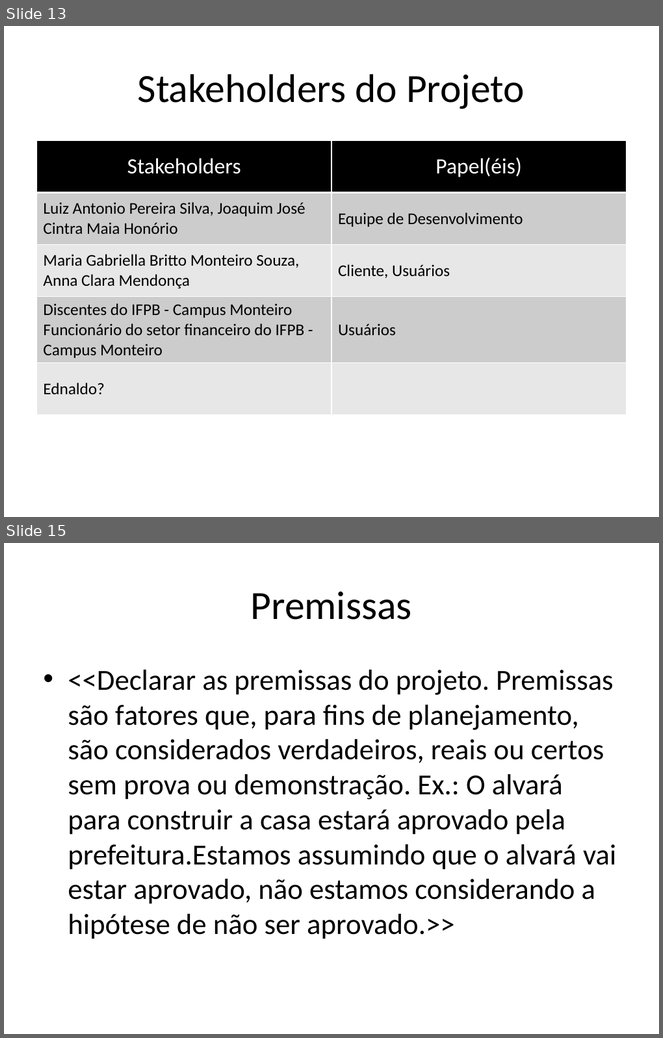
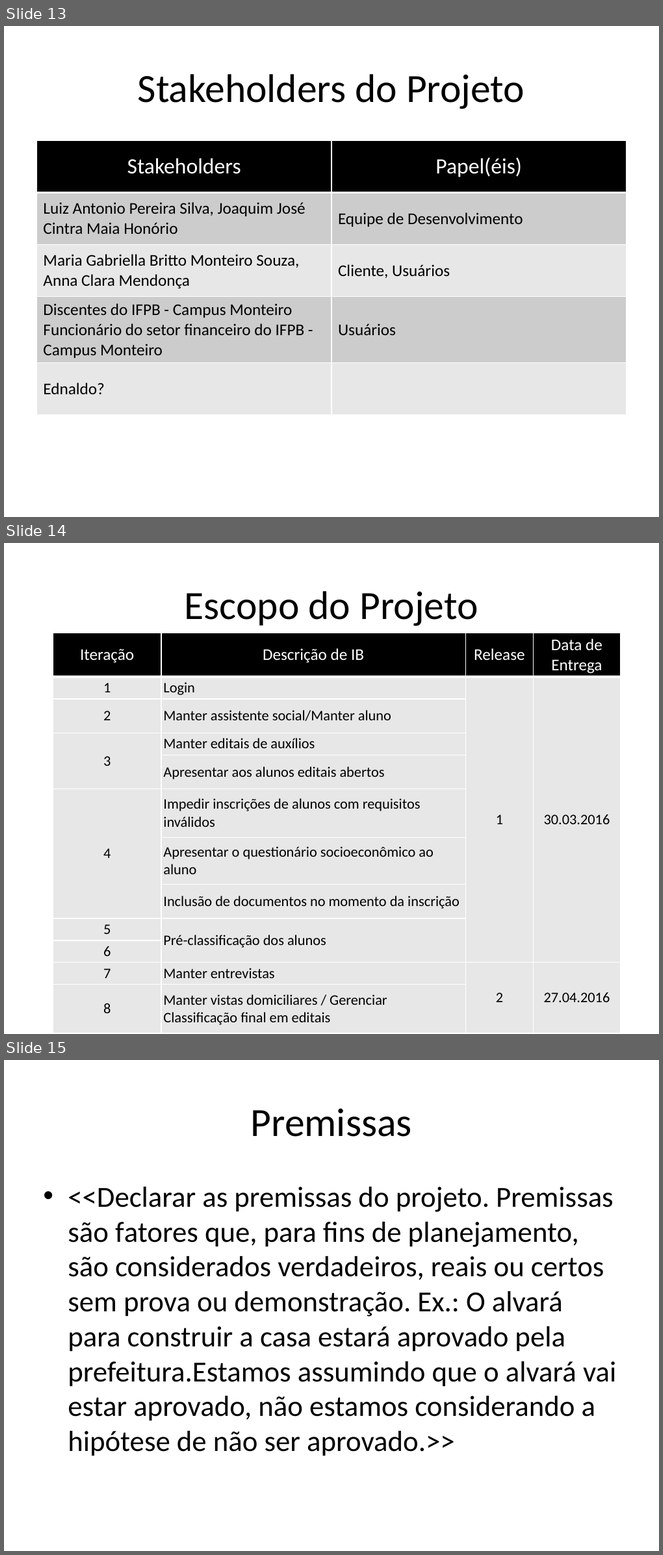
Before and after one commit to amslv/SIGEAS, a slide deck: 02-PROJETO-2015.2/01-GERENCIA DE PROJETO/PPJ-Plano de Projeto.pptx. Shown one above the other, each under a label of ours: slides 13 and 15 before the commit, slides 13, 14 and 15 after it; the slides between them are not shown. The pictures are 663x1038 and 663x1555 pixels, drawn with LibreOffice and Linux fonts; fonts in the diff are those of the drawing. Boxes give left, top, right and bottom in pixels: in the first picture for what was removed or moved away, otherwise in the second. Text is boxed around its words. In the diff, an @@ line names an element or a change of style, - is before the commit and + after.

```diff
--- a/02-PROJETO-2015.2/01-GERENCIA DE PROJETO/PPJ-Plano de Projeto.pptx
+++ b/02-PROJETO-2015.2/01-GERENCIA DE PROJETO/PPJ-Plano de Projeto.pptx
@@ slide 14 added at (4, 543, 659, 1034), background #FFFFFF @@
@@ title added at (185, 591, 478, 626), 44 pt, text #000000 @@
+Escopo do Projeto
@@ table added at (53, 633, 621, 1031), 12 rows, 4 columns @@
+Iteração | Descrição de IB | Release | Data de Entrega
+1 | Login | 1 | 30.03.2016
+2 | Manter assistente social/Manter aluno |  | 
+3 | Manter editais de auxílios |  | 
+ | Apresentar aos alunos editais abertos |  | 
+4 | Impedir inscrições de alunos com requisitos inválidos |  | 
+ | Apresentar o questionário socioeconômico ao aluno |  | 
+ | Inclusão de documentos no momento da inscrição |  | 
+5 | Pré-classificação dos alunos |  | 
+6 |  |  | 
+7 | Manter entrevistas | 2 | 27.04.2016
+8 | Manter vistas domiciliares / Gerenciar Classificação final em editais |  | 
```
Also in this commit, not shown: 4 other slides added, 2 slides removed.
